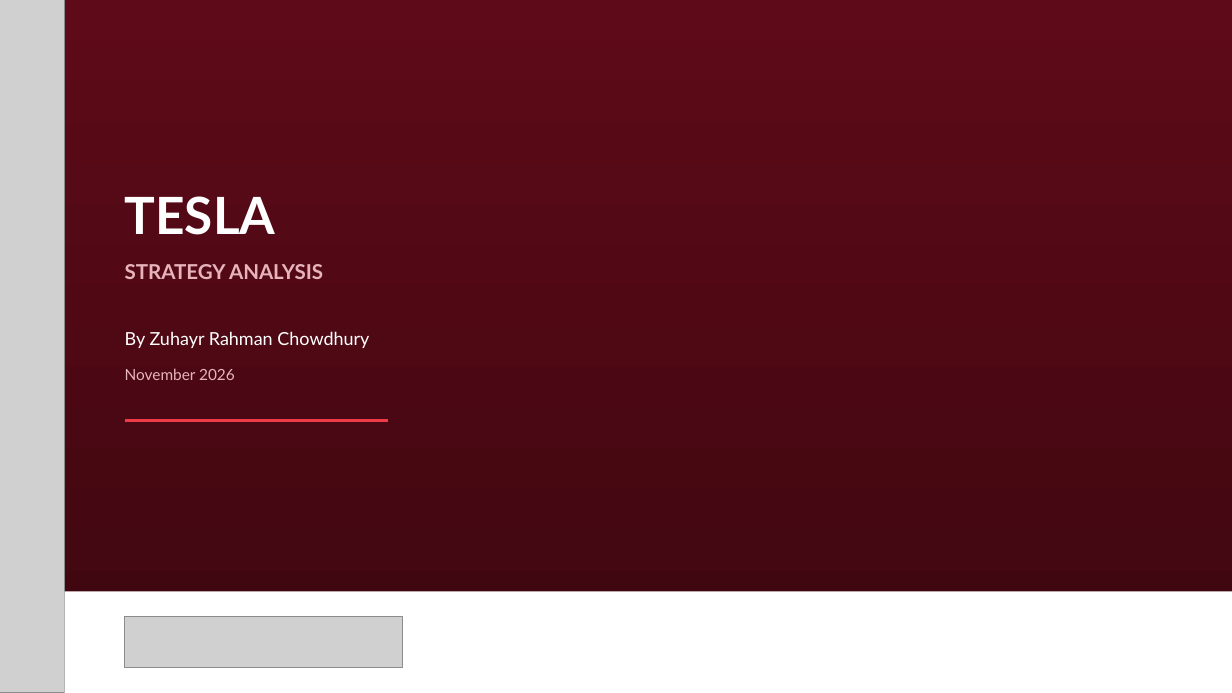
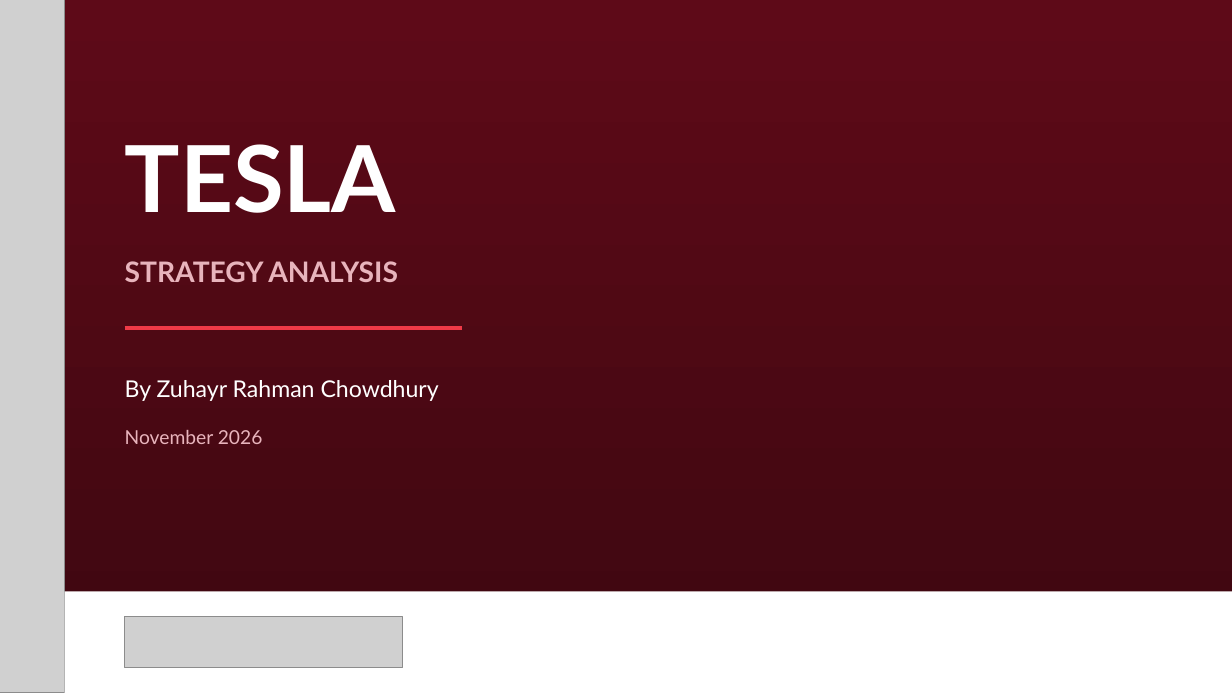
Before and after one commit to zuhayr77/AI-Business-Strategy-Agent, a slide deck: slide 1 of dccd-strategy-agent/examples/Tesla_DCCD.pptx. Drawn at 1232x693 pixels with LibreOffice and Linux fonts; fonts in the diff are those of the drawing; grey boxes stand for pictures. Boxes give left, top, right and bottom in pixels: in the first picture for what was removed or moved away, otherwise in the second. Text is boxed around its words. In the diff, an @@ line names an element or a change of style, - is before the commit and + after.

```diff
--- a/dccd-strategy-agent/examples/Tesla_DCCD.pptx
+++ b/dccd-strategy-agent/examples/Tesla_DCCD.pptx
@@ text "TESLA": place and size @@
-text "TESLA" at bbox=[125, 196, 276, 235]
+text "TESLA" at bbox=[125, 144, 396, 213]
@@ text "TESLA" at bbox=[125, 144, 396, 213]: size 40 to 72 pt @@
@@ text "STRATEGY ANALYSIS" at bbox=[125, 261, 398, 282]: size 16 to 22 pt @@
@@ line added from (125, 328) to (462, 328), #EF3A47 2.5 pt @@
@@ text "By Zuhayr Rahman Chowdhury": place and size @@
-text "By Zuhayr Rahman Chowdhury" at bbox=[125, 331, 369, 348]
+text "By Zuhayr Rahman Chowdhury" at bbox=[125, 380, 439, 401]
@@ text "By Zuhayr Rahman Chowdhury" at bbox=[125, 380, 439, 401]: size 14 to 18 pt @@
@@ text "November 2026": place and size @@
-text "November 2026" at bbox=[125, 368, 235, 380]
+text "November 2026" at bbox=[125, 430, 263, 444]
@@ text "November 2026" at bbox=[125, 430, 263, 444]: size 12 to 15 pt @@
@@ line removed from (125, 421) to (388, 421) @@
```
Also in this commit, not shown: 8 other slides changed, 12 other files.
